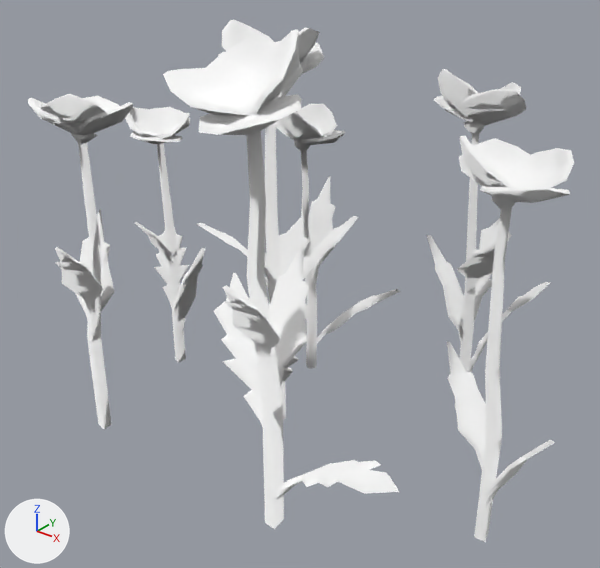
Renders of the glTF model public/siege/scifi/meadow_SM_Env_Wildflowers_03.gltf from each side of a commit.
Camera for both pictures: a 50 mm lens placed at (0.619, -0.844, 0.729), pointed at (-0.034, -0.029, 0.224). The lights are fixed; the arrows at lower left show +X, +Y and +Z. The picture after the commit comes second. Objects named as collision shapes, trigger or cutter boxes, shadow casters or lower levels of detail are left out. Where no turn or scale is listed for an object, it has been applied to the vertices.

In view in the first picture: 'SM_Env_Wildflowers_03_LOD0'.
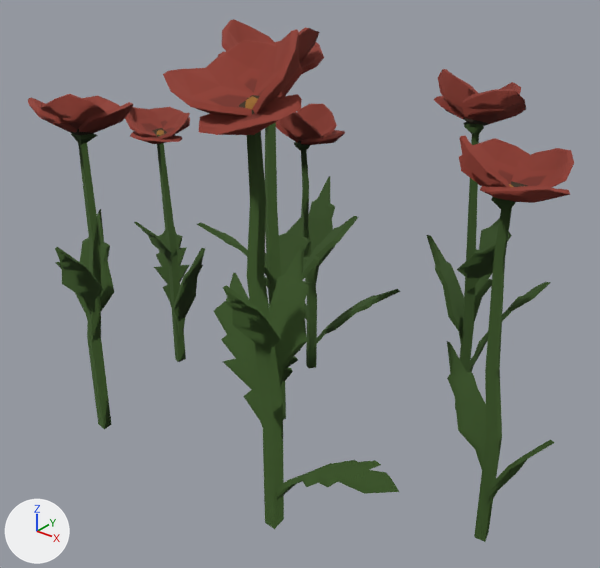
Scene script edits in JSON lines:
```json
{"op": "add", "block": "img_polygonnaturebiomes_meadow_texture_01", "code": ["img_polygonnaturebiomes_meadow_texture_01 = load_image('PolygonNatureBiomes_Meadow_Texture_01', 'PolygonNatureBiomes_Meadow_Texture_01.webp', 4096, 4096, 'sRGB')"]}
{"op": "add", "block": "mat_lambert2017", "code": "n3 = _N.new('ShaderNodeMix'); n3.name = 'Mix'"}
{"op": "add", "block": "mat_lambert2017", "code": "n3.data_type = 'RGBA'"}
{"op": "add", "block": "mat_lambert2017", "code": "n3.blend_type = 'MULTIPLY'"}
{"op": "add", "block": "mat_lambert2017", "code": "n3.inputs[0].default_value = 1.0  # 'Factor'"}
{"op": "add", "block": "mat_lambert2017", "code": "n4 = _N.new('ShaderNodeTexImage'); n4.name = 'Image Texture'"}
{"op": "add", "block": "mat_lambert2017", "code": "n4.image = img_polygonnaturebiomes_meadow_texture_01"}
{"block": "mat_lambert2017", "where": "n2 = _N.new('ShaderNodeVertexColor'); n2.name = 'Color Attribute'"}
{"block": "mat_lambert2017", "where": "n0 = _N.new('ShaderNodeBsdfPrincipled'); n0.name = 'Principled BSDF'"}
{"op": "remove", "block": "mat_lambert2017", "code": "_L.new(n2.outputs[0], n0.inputs[0])  # 'Color' to 'Base Color'"}
{"op": "add", "block": "mat_lambert2017", "code": "_L.new(n3.outputs[2], n0.inputs[0])  # 'Result' to 'Base Color'"}
{"op": "add", "block": "mat_lambert2017", "code": "_L.new(n2.outputs[0], n3.inputs[7])  # 'Color' to 'B'"}
{"op": "add", "block": "mat_lambert2017", "code": "_L.new(n4.outputs[0], n3.inputs[6])  # 'Color' to 'A'"}
```

What differs and where, as boxes [x1, y1, x2, y2] in the pictures (600 x 568 px):
```json
{"object": "SM_Env_Wildflowers_03_LOD0", "change": "surface changed", "before": [28, 19, 574, 542], "after": [28, 19, 574, 542], "on screen": "darker"}
```
